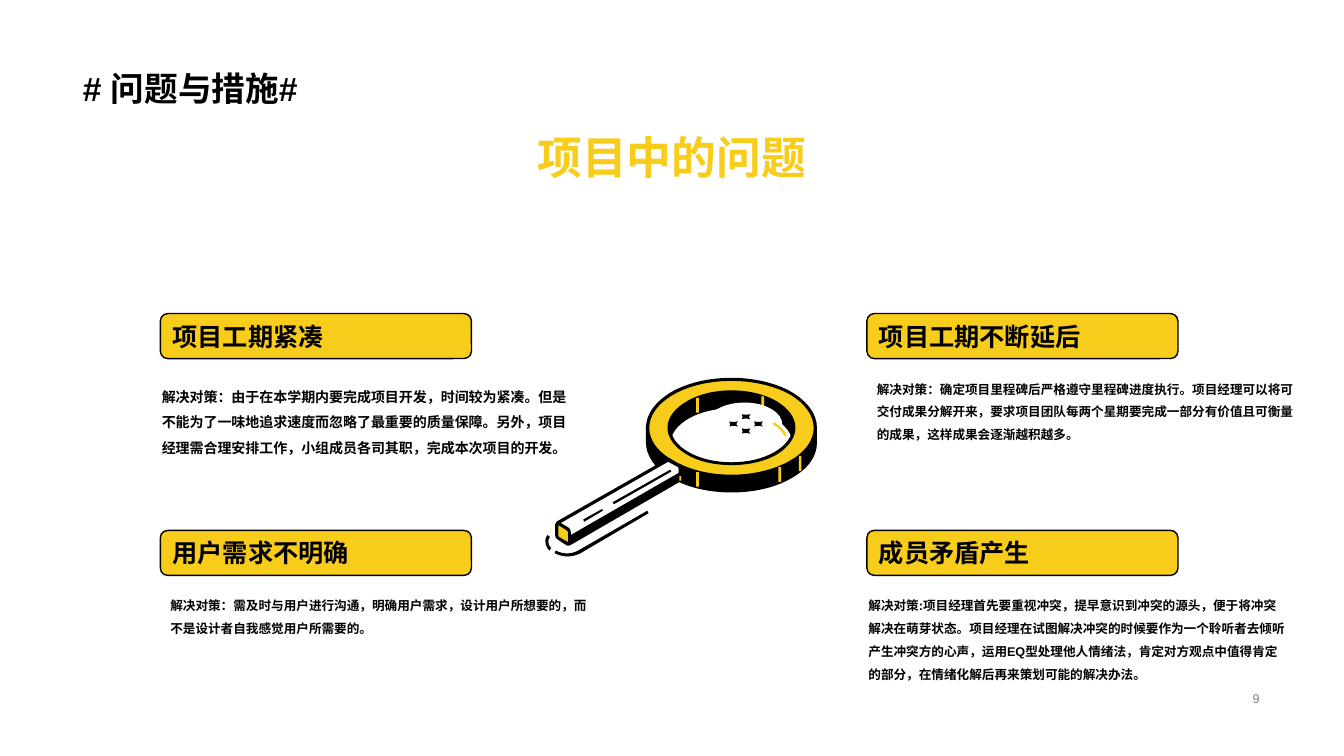
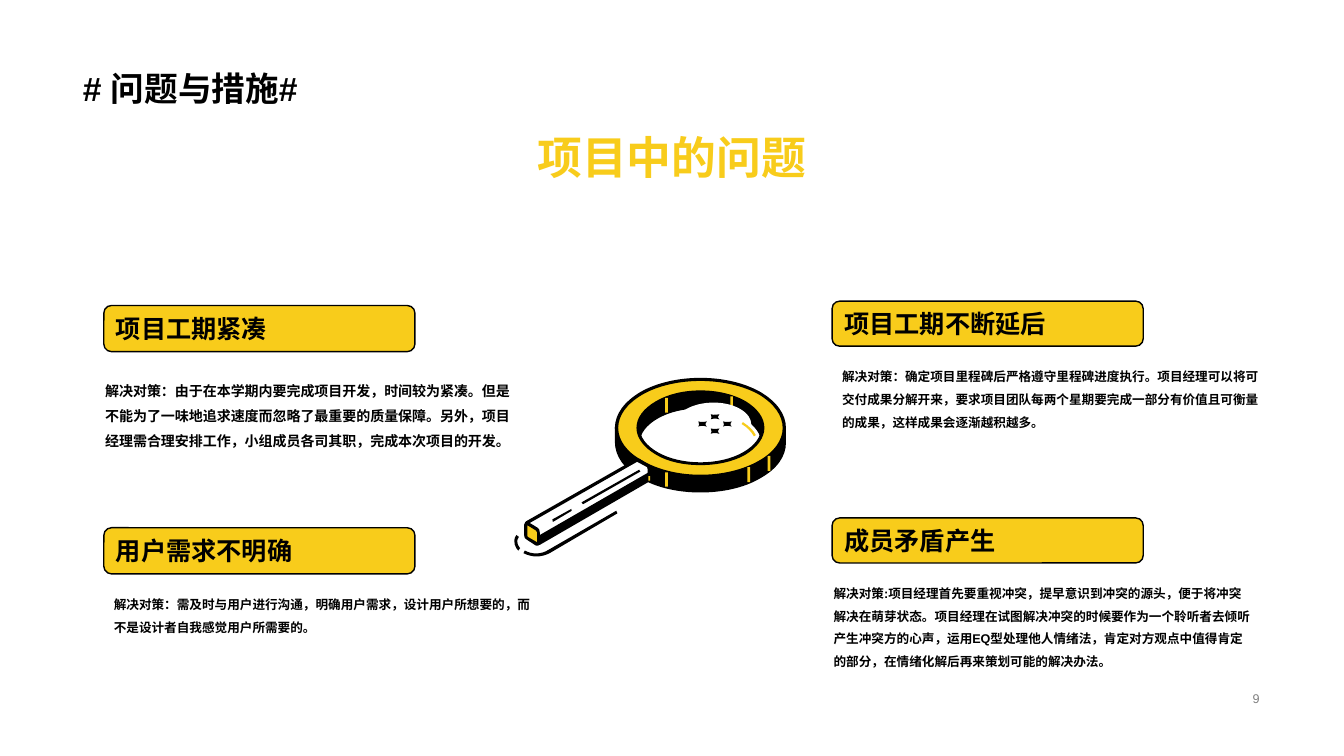
Before and after one commit to letmeyou/SRA2023-G20, a slide deck: slide 45 of 项目计划/项目工程计划V0.1.2.pptx. Drawn at 1344x756 pixels with LibreOffice and Linux fonts; fonts in the diff are those of the drawing. Boxes give left, top, right and bottom in pixels: in the first picture for what was removed or moved away, otherwise in the second. Text is boxed around its words. In the diff, an @@ line names an element or a change of style, - is before the commit and + after.

```diff
--- a/项目计划/项目工程计划V0.1.2.pptx
+++ b/项目计划/项目工程计划V0.1.2.pptx
@@ rounded rectangle "项目工期紧凑": place and size @@
-rounded rectangle "项目工期紧凑" at bbox=[160, 314, 472, 359]
+rounded rectangle "项目工期紧凑" at bbox=[104, 306, 415, 352]
@@ rounded rectangle "项目工期不断延后": place and size @@
-rounded rectangle "项目工期不断延后" at bbox=[867, 314, 1179, 359]
+rounded rectangle "项目工期不断延后" at bbox=[833, 301, 1144, 347]
@@ text "解决对策：由于在本学期内要完成项目开发，时间较为紧凑。但是不能为了一味地追求速度而忽略了最重要的质量保障。另外，项目经理 ...": place and size @@
-text "解决对策：由于在本学期内要完成项目开发，时间较为紧凑。但是不能为了一味地追求速度而忽略了最重要的质量保障。另外，项目经理 ..." at bbox=[162, 390, 567, 455]
+text "解决对策：由于在本学期内要完成项目开发，时间较为紧凑。但是不能为了一味地追求速度而忽略了最重要的质量保障。另外，项目经理 ..." at bbox=[105, 384, 510, 448]
@@ 21 freeform shapes, 6 rectangles: place and size @@
-21 freeform shapes, 6 rectangles at bbox=[543, 373, 824, 557]
+21 freeform shapes, 6 rectangles at bbox=[512, 373, 793, 557]
@@ rounded rectangle "用户需求不明确": place and size @@
-rounded rectangle "用户需求不明确" at bbox=[160, 530, 472, 576]
+rounded rectangle "用户需求不明确" at bbox=[104, 528, 415, 575]
@@ text "解决对策：需及时与用户进行沟通，明确用户需求，设计用户所想要的，而不是设计者自我感觉用户所需要的。": place and size @@
-text "解决对策：需及时与用户进行沟通，明确用户需求，设计用户所想要的，而不是设计者自我感觉用户所需要的。" at bbox=[170, 599, 586, 634]
+text "解决对策：需及时与用户进行沟通，明确用户需求，设计用户所想要的，而不是设计者自我感觉用户所需要的。" at bbox=[114, 598, 530, 633]
@@ 2 texts, 1 rounded rectangle: place and size @@
-2 texts, 1 rounded rectangle at bbox=[867, 383, 1293, 681]
+2 texts, 1 rounded rectangle at bbox=[833, 370, 1258, 668]
```
Also in this commit, not shown: 4 other slides changed, 5 other files.
